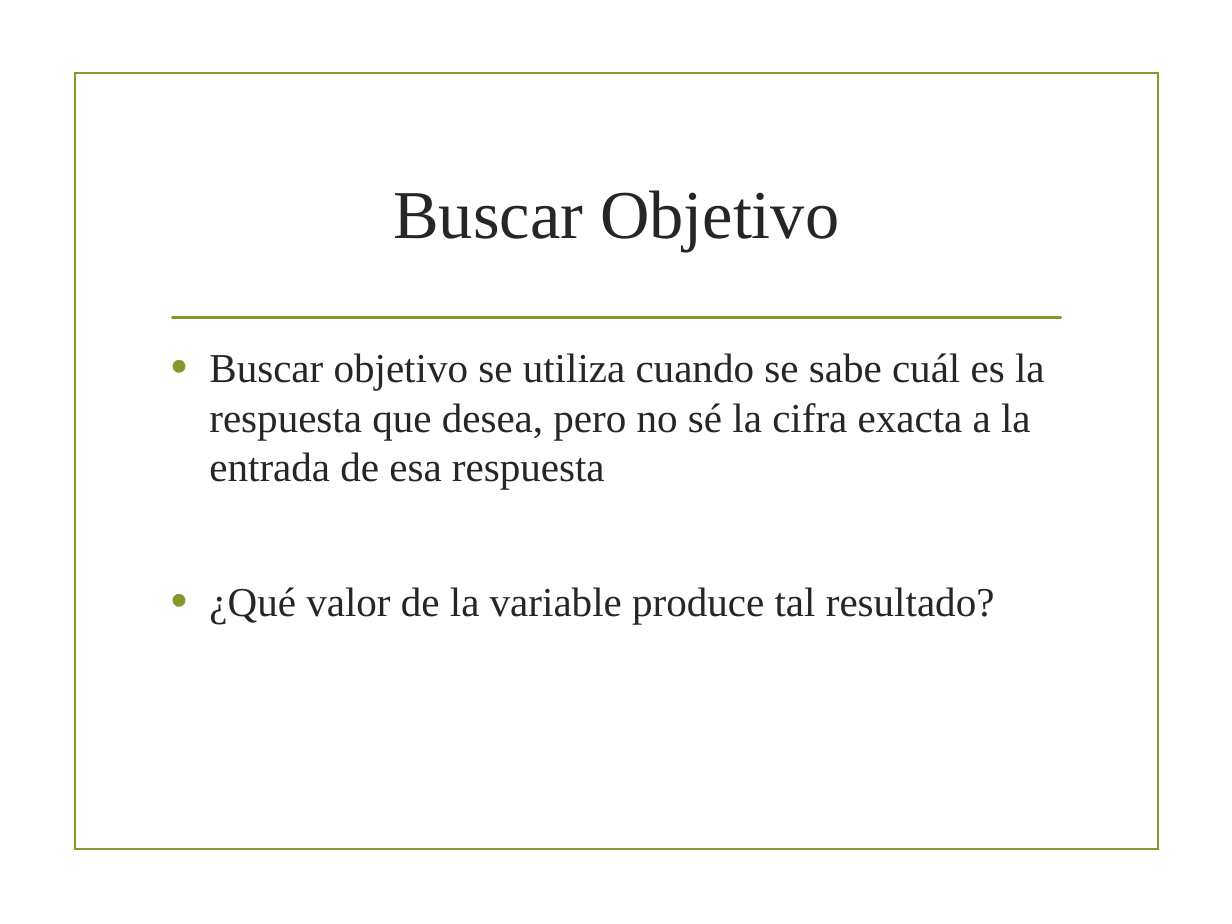
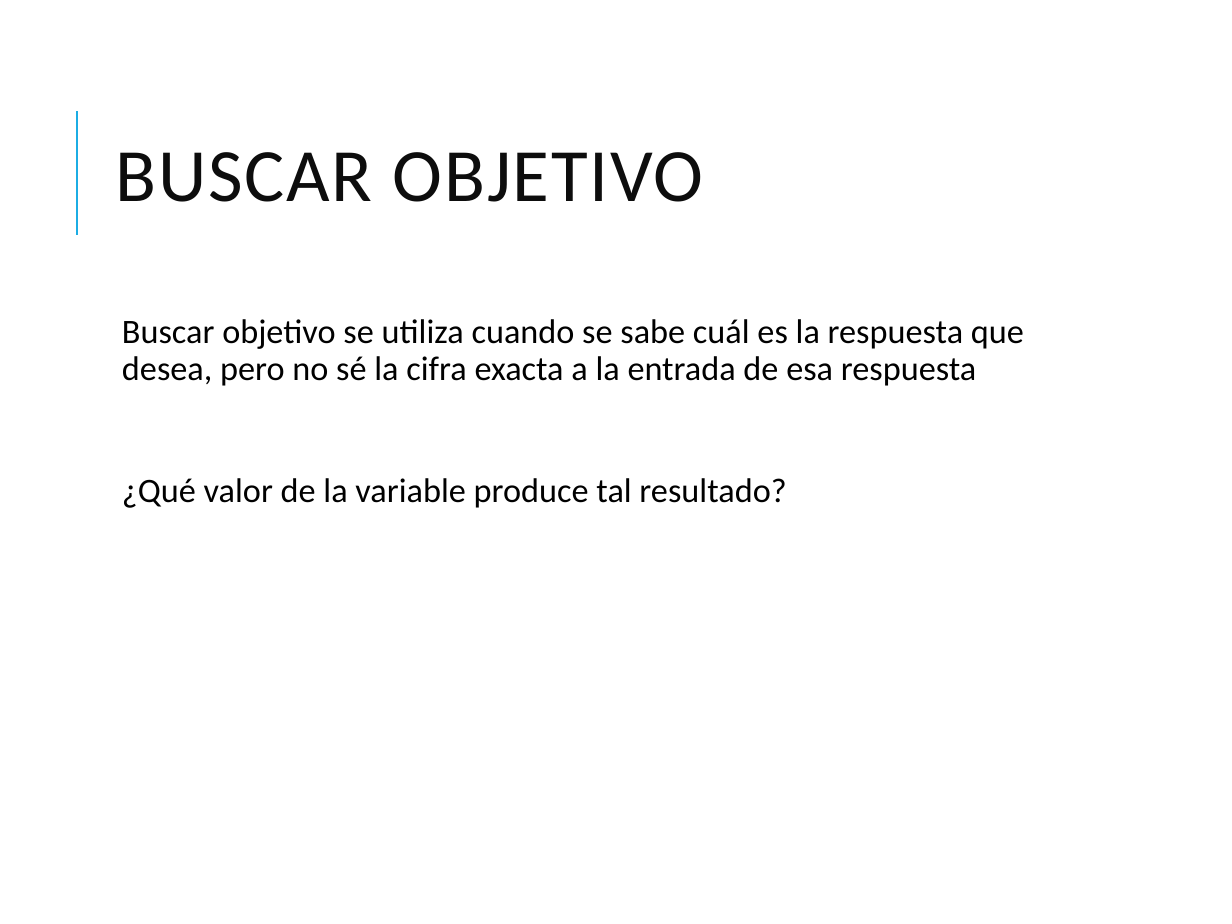
Before and after one commit to BernardoMB/HCPE, a slide deck: slide 2 of Parcial 2/05 Herramientas de Excel/01 Buscar objetivo/01 Buscar Objetivo.pptx. Drawn at 1232x924 pixels with LibreOffice and Linux fonts; fonts in the diff are those of the drawing; background and template pictures are left out. Boxes give left, top, right and bottom in pixels: in the first picture for what was removed or moved away, otherwise in the second. Text is boxed around its words. In the diff, an @@ line names an element or a change of style, - is before the commit and + after.

```diff
--- a/Parcial 2/05 Herramientas de Excel/01 Buscar objetivo/01 Buscar Objetivo.pptx
+++ b/Parcial 2/05 Herramientas de Excel/01 Buscar objetivo/01 Buscar Objetivo.pptx
@@ rectangle removed at [75, 73, 1158, 849] @@
@@ line added from (76, 234) to (76, 111), #1CADE4 1.5 pt @@
@@ title at [116, 152, 703, 202]: text changed; size 40 to 44 pt; font Times New Roman to Calibri; text colour #262626 to #0D0D0D @@
-Buscar Objetivo
+BUSCAR OBJETIVO
@@ text "Buscar objetivo se utiliza cuando ...": place and size @@
-text "Buscar objetivo se utiliza cuando ..." at [209, 353, 1045, 624]
+text "Buscar objetivo se utiliza cuando ..." at [122, 319, 1024, 508]
@@ text "Buscar objetivo se utiliza cuando ..." at [122, 319, 1024, 508]: size 24 to 20 pt, font Times New Roman to Calibri, text colour #262626 to #000000; bullet • to  ; line spacing 1 to 0.9; more space between paragraphs; bullet colour #83992A to #1CADE4 @@
@@ line removed from (172, 318) to (1061, 318) @@
```
Also in this commit, not shown: 13 other slides changed, 31 other files.
